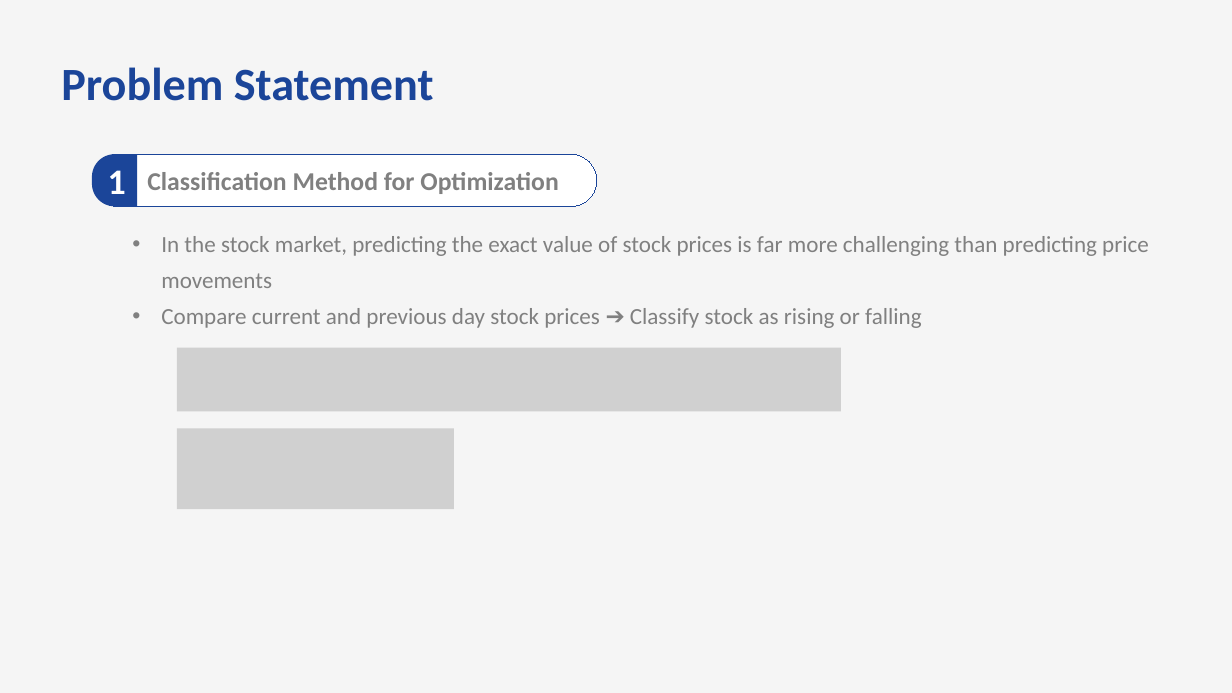
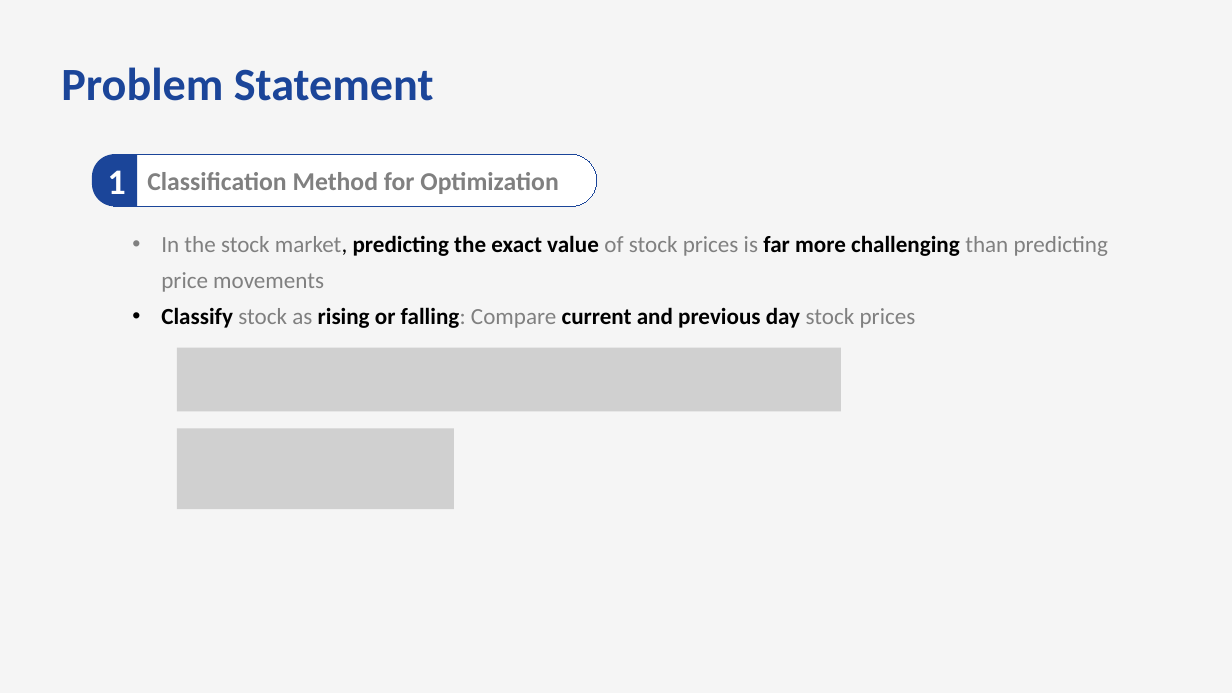
Before and after one commit to bts1991/study, a slide deck: slide 7 of 논문 Review/Others/paper_review.pptx. Drawn at 1232x693 pixels with LibreOffice and Linux fonts; fonts in the diff are those of the drawing; grey boxes stand for pictures. Boxes give left, top, right and bottom in pixels: in the first picture for what was removed or moved away, otherwise in the second. Text is boxed around its words. In the diff, an @@ line names an element or a change of style, - is before the commit and + after.

```diff
--- a/논문 Review/Others/paper_review.pptx
+++ b/논문 Review/Others/paper_review.pptx
@@ text at [161, 235, 1108, 292]: text colour #808080 to #000000 in "market, predicting the exact value far more ..."; bold on in "predicting the exact value far more challenging" @@
@@ text at [161, 307, 916, 328]: text changed; text colour #808080 to #000000; bold on @@
-  • Compare current and previous day stock prices ➔ Classify stock as rising or falling
+  • Classify stock as rising or falling: Compare current and previous day stock prices
```
Also in this commit, not shown: 13 other slides changed, 9 slides added.
